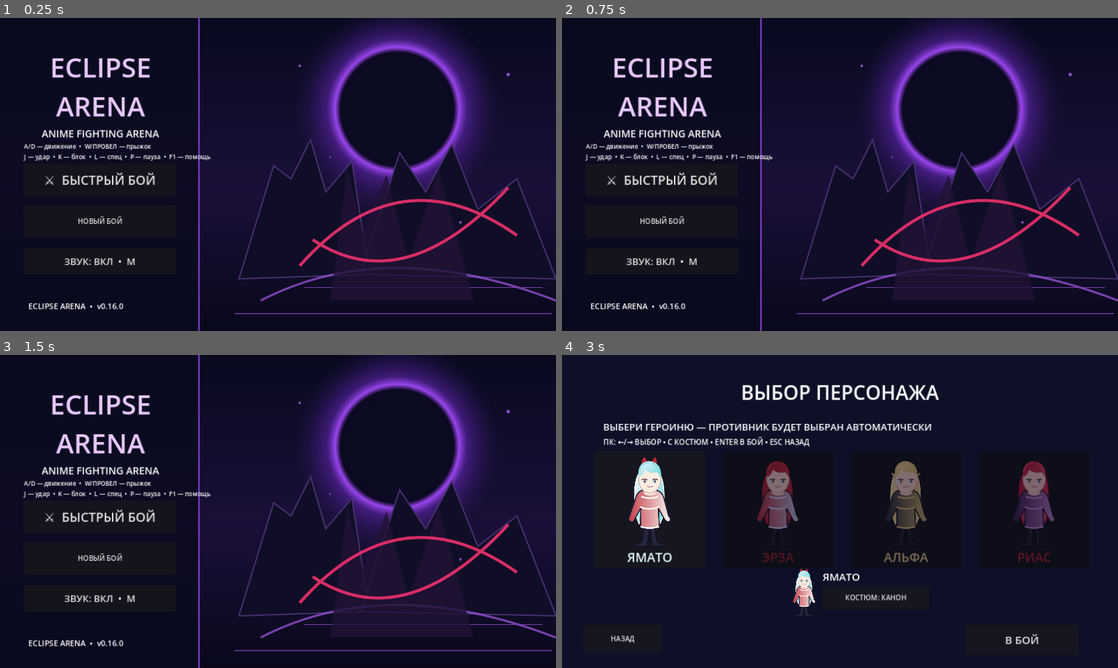
Above: before the commit, frames 1-4 (two rows, left to right).
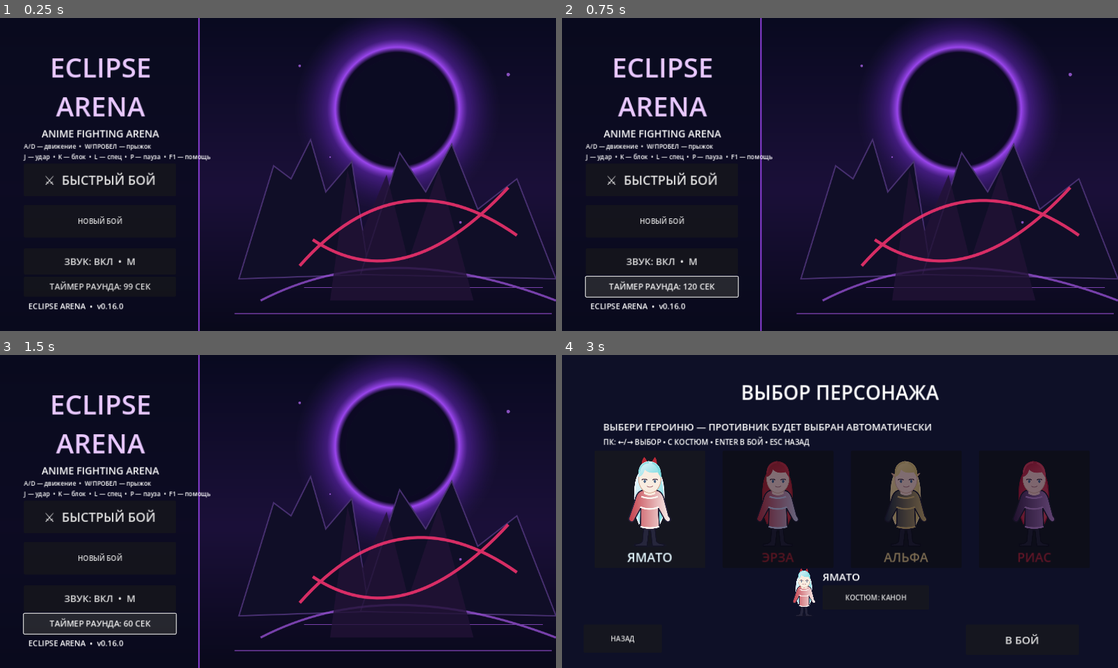
Above: after the commit, the same moments.

Repository: PerchikHot/Eclipse-Arena-
Game: Godot game, scene res://scenes/Main.tscn
The game is run twice, just before and just after one commit, with the same random seed, the same clock (stepped at 60 frames per second) and the same inputs.
Inputs (mouse positions are in pixels of both pictures, inside the frame that each line leads up to):
- Up to frame 1 (0.25 s): no input
- Up to frame 2 (0.75 s): click (662, 287) at 0.5 s, where only the run after the commit has a clickable "ТАЙМЕР РАУНДА: 99 СЕК"
- Up to frame 3 (1.5 s): click (100, 624) at 1.25 s, where only the run after the commit has a clickable "ТАЙМЕР РАУНДА: 120 СЕК"
- Up to frame 4 (3 s): click (662, 624) at 2 s, where only the run after the commit has a clickable "ТАЙМЕР РАУНДА: 60 СЕК"; click "⚔ БЫСТРЫЙ БОЙ" at 2.75 s

The runs differ from the first frame. In frame 1, 0.3% of the frame differs, in the area x 8-28%, y 84-88%; in frame 2, 2.0%, in the area x 4-32%, y 82-90%; in frame 3, 2.0%; in frame 4, nothing differs.

Commit message:
feat(eclipse): configurable 60/99/120 second rounds saved locally

Diff:
--- a/scripts/main.gd
+++ b/scripts/main.gd
@@ -71,7 +71,9 @@
 var enemy_energy := 0.0
 var enemy_skill_fx := 0.0
 var skill_label: Label
+var round_duration := 99.0
 var round_seconds := 99.0
+var duration_button: Button
 var timer_warning_active := false
 var has_game_focus := true
 var round_timer_label: Label
@@ -93,6 +95,10 @@
             selection_choice = clampi(stored_fighter, 0, fighter_names.size() - 1)
         if typeof(stored_costume) == TYPE_INT:
             selected_costume = clampi(stored_costume, 0, costume_names.size() - 1)
+        # Older saves default to the original 99-second round.
+        var saved_duration = saved_settings.get_value("match", "duration", 99)
+        if typeof(saved_duration) == TYPE_INT and saved_duration in [60, 99, 120]:
+            round_duration = float(saved_duration)
     for character in ["yamato", "erza", "alpha", "rias"]:
         fighter_textures.append(load("res://assets/fighters/%s.svg" % character))
     sound_library["swing"] = make_sound(0.13, 220.0, 90.0, 0.14, 0)
@@ -279,6 +285,13 @@
     sound_button.add_theme_font_size_override("font_size", 22)
     sound_button.pressed.connect(toggle_sound)
     menu_layer.add_child(sound_button)
+    duration_button = Button.new()
+    duration_button.text = "ТАЙМЕР РАУНДА: %d СЕК" % int(round_duration)
+    duration_button.position = Vector2(55, 595)
+    duration_button.size = Vector2(350, 46)
+    duration_button.add_theme_font_size_override("font_size", 19)
+    duration_button.pressed.connect(cycle_round_duration)
+    menu_layer.add_child(duration_button)
     var version_label := Label.new()
     version_label.text = "ECLIPSE ARENA  •  v%s" % str(ProjectSettings.get_setting("application/config/version", "0.6.5"))
     version_label.position = Vector2(65, 650)
@@ -381,6 +394,18 @@
     settings.set_value("selection", "costume", selected_costume)
     settings.save("user://settings.cfg")
 
+# Match length is a local preference; changing it affects the next round only.
+func cycle_round_duration() -> void:
+    var durations := [60, 99, 120]
+    var index := durations.find(int(round_duration))
+    round_duration = float(durations[(index + 1) % durations.size()])
+    duration_button.text = "ТАЙМЕР РАУНДА: %d СЕК" % int(round_duration)
+    var settings := ConfigFile.new()
+    settings.load("user://settings.cfg")
+    settings.set_value("match", "duration", int(round_duration))
+    settings.save("user://settings.cfg")
+    play_sound("menu")
+
 func cycle_costume() -> void:
     selected_costume = (selected_costume + 1) % costume_names.size()
     costume_button.text = "КОСТЮМ: " + costume_names[selected_costume]
@@ -569,8 +594,8 @@
     # Reset HUD immediately; never show stale cooldown/combo from last round.
     skill_label.text = "ЭНЕРГИЯ 0/100"
     cooldown_label.text = "ГОТОВО"
-    round_seconds = 99.0
-    round_timer_label.text = "99"
+    round_seconds = round_duration
+    round_timer_label.text = str(int(round_duration))
     timer_warning_active = false
     round_timer_label.add_theme_color_override("font_color", Color.WHITE)
     round_number_label.text = "РАУНД %d" % (player_wins + enemy_wins + draws + 1)
